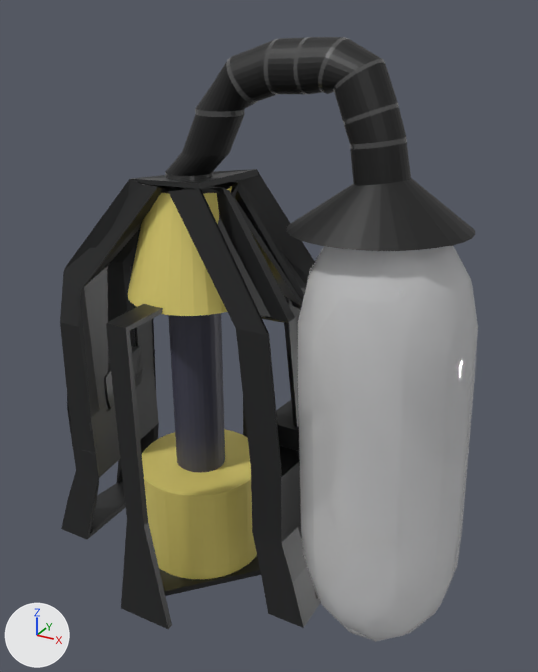
The FBX model Assets/resourceNodeDistro.fbx as it was, and as the next commit left it.
Camera for both pictures: a camera (50 mm lens) standing at (5.93, -8.51, 8.27) and looking at (0.74, 0.93, 3.55). Every picture has the same lights, and +X, +Y and +Z are marked at lower left. Where no turn or scale is listed for an object, it has been applied to the vertices. Vertices at the same position are counted once.
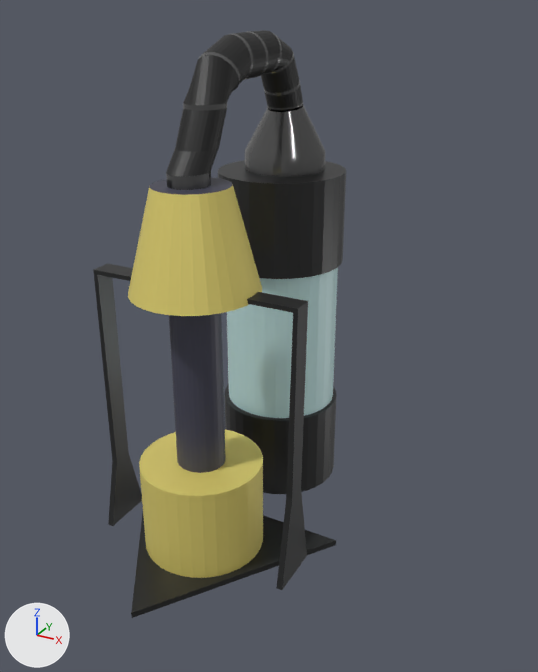
Patch to the scene script:
```diff
--- a/Assets/resourceNodeDistro.fbx.py
+++ b/Assets/resourceNodeDistro.fbx.py
@@ mat_glass @@
+mat_glass = principled_material('GLASS')
+mat_glass.base_color = (0.56, 0.8, 0.8)  # white #c5e7e7
+mat_glass.roughness = 0.413
@@ me_cylinder @@
 # used by ob_cylinder; location = (-0.01, 0.0, 7.45)
-me_cylinder.from_pydata(...)  # 768 vertices, 678 faces; spans x -0.33..3.96, y -1.05..0.98, z -1.68..0.51
+me_cylinder.from_pydata(...)  # 768 vertices, 680 faces; spans x -0.33..3.52, y -0.69..0.68, z -1.69..0.51
+# me_cylinder part 1: 64 vertices moved from x 1.72..3.96, y -1.05..0.98, z -1.68..-1.01 to x 2.19..3.52, y -0.69..0.68, z -1.69..-1.38
+# me_cylinder part 2: 32 vertices moved from x -0.33..0.33, y -0.29..0.29, z -1.31 to x -0.33..0.33, y -0.29..0.29, z -1.42
 me_cylinder.materials.append(mat_rings)
@@ me_cube_001 @@
 # used by ob_cube; location = (-0.01, 0.0, 0.0)
-me_cube_001.from_pydata(...)  # 1063 vertices, 738 faces; spans x -2.88..2.86, y -1.75..1.78, z -0.73..6.22
+me_cube_001.from_pydata(...)  # 936 vertices, 435 faces; spans x -2.0..2.0, y -2.0..3.85, z -0.1..6.03
+# me_cube_001 part 3: the loose piece of 6 vertices spanning x -2.88..2.86, y -1.53..1.52, z -0.14..-0.04 is scaled about its middle by (0.697, 0.985, 1), then moved by (0.01, -0.5, 0.04)
+# me_cube_001 part 4: a new loose piece, a 32-sided cylinder along z spanning x -1.08..1.07, y 1.63..3.85, z 4.2..5.77, in mat_struts (black #282829)
+# me_cube_001 part 5: a new loose piece, a 32-sided cylinder along z spanning x -1.08..1.07, y 1.65..3.8, z -0.07..1.52, in mat_struts (black #282829)
+# me_cube_001 part 6: a new loose piece of 64 vertices spanning x -1.0..1.0, y 1.74..3.74, z 1.51..4.2
+# me_cube_001 part 7: a new loose piece of 24 vertices spanning x -1.77..1.75, y -0.44..0.51, z -0.09..4.56, in mat_struts (black #282829)
+# me_cube_001 part 8: 536 vertices removed from x -2.43..2.33, y -1.75..1.78, z -0.73..6.22; 1 vertex added at x 1.68, y 0.1, z 4.41
+# me_cube_001 part 9: 2 faces spanning x 0.52..1.0, y -0.2..0.0, z 4.48..6.03 switch from mat_struts (black #282829) to mat_metallic (yellow #e7d775)
+# me_cube_001 part 10: 2 faces spanning x -0.55..0.59, y -0.58..0.58, z 5.96..6.03 switch from mat_struts (black #282829) to mat_drill (dark blue #414152)
+me_cube_001.materials.append(mat_glass)  # white #c5e7e7
@@ ob_cylinder @@
 ob_cylinder.location = (-0.01, 0.0, 7.45)
+ob_cylinder.rotation_euler = (0.0000187, 0.0, 1.574)  # degrees (0, 0, 90)
@@ ob_cube @@
 ob_cube = bpy.data.objects.new('Cube', me_cube_001)
-ob_cube.location = (-0.01, 0.0, 0.0)
+ob_cube.location = (0.0, 0.0, 0.0)
@@ ob_mball @@
-ob_mball = bpy.data.objects.new('Mball', me_mball)
-ob_mball.location = (3.03, 0.0, 3.08)
```

Where the change shows, as pixel boxes [x1, y1, x2, y2] in the pictures (538 x 672 px; the box of a moved part takes in the faces that stretch with it):
'Cube', reshaped, moved: before [60, 169, 320, 629]; after [93, 160, 346, 618]
'Mball', deleted: before [298, 246, 478, 642]
'Cylinder', reshaped, turned: before [165, 37, 475, 251]; after [166, 30, 325, 190]
part 1 of me_cylinder, moved or reshaped: before [287, 142, 475, 251]; after [245, 105, 325, 177]
part 2 of me_cylinder, moved or reshaped: before [165, 172, 206, 181]; after [167, 172, 211, 190]
part 3 of me_cube_001, moved or reshaped: before [159, 524, 302, 596]; after [131, 513, 336, 618]
part 4 of me_cube_001, added (black): after [218, 160, 346, 279]
part 5 of me_cube_001, added (black): after [224, 384, 336, 494]
part 6 of me_cube_001, added: after [227, 267, 338, 418]
part 7 of me_cube_001, added (black): after [93, 264, 308, 590]
part 8 of me_cube_001, cut back (black): before [60, 169, 320, 629]
part 9 of me_cube_001, recoloured (yellow): after [221, 190, 252, 306]
part 10 of me_cube_001, recoloured: before [162, 185, 231, 194]; after [150, 177, 233, 195]
